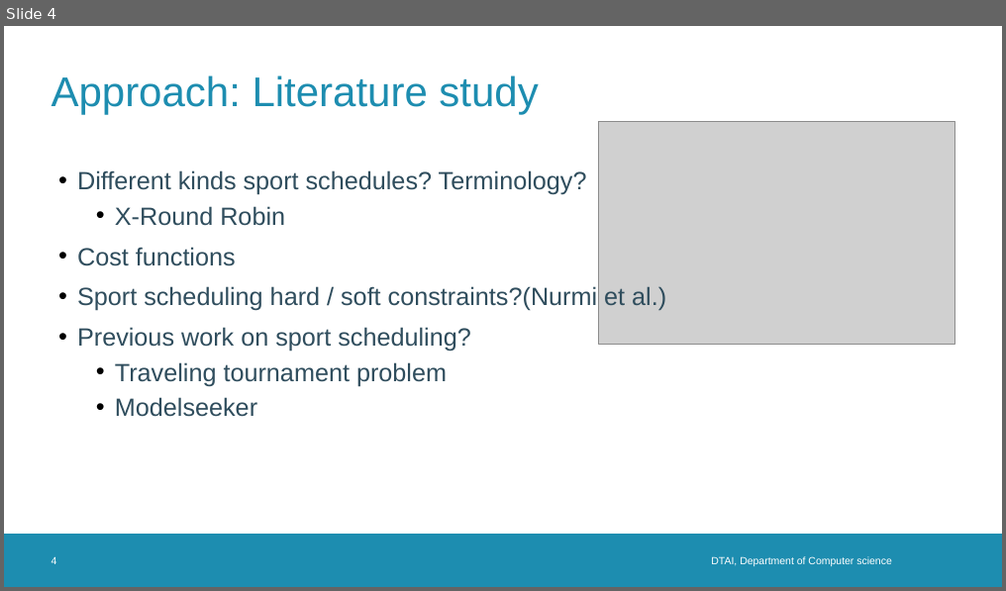
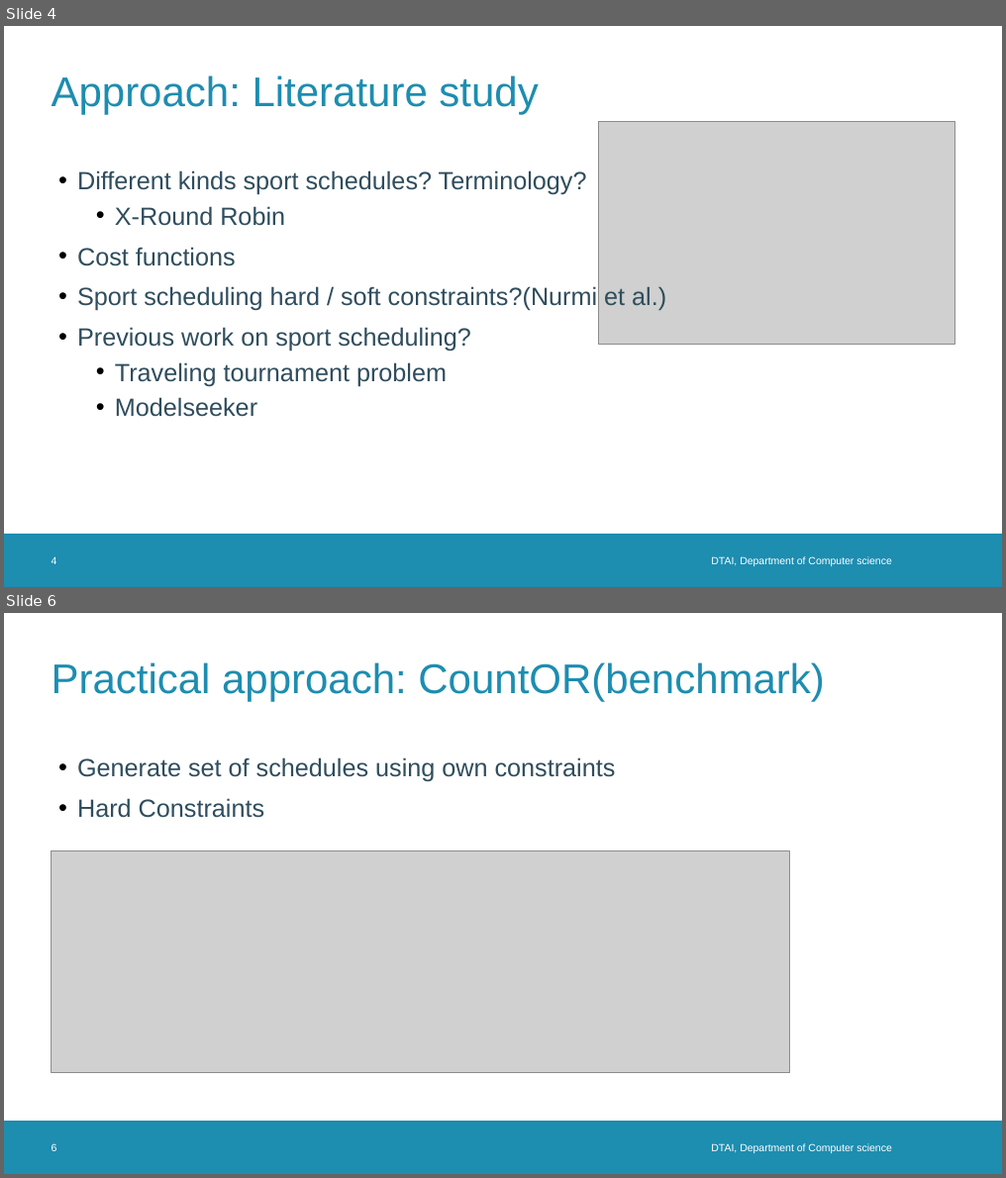
Before and after one commit to TomDBTechB/RoundRobinGenerator, a slide deck: Presentations/intermediate presentation 2.odp. Shown one above the other, each under a label of ours: slide 4 before the commit, slides 4 and 6 after it; the slides between them are not shown. The pictures are 1006x591 and 1006x1178 pixels, drawn with LibreOffice and Linux fonts; fonts in the diff are those of the drawing; grey boxes stand for pictures; background and template pictures are left out. Boxes give left, top, right and bottom in pixels: in the first picture for what was removed or moved away, otherwise in the second. Text is boxed around its words. In the diff, an @@ line names an element or a change of style, - is before the commit and + after.

```diff
--- a/Presentations/intermediate presentation 2.odp
+++ b/Presentations/intermediate presentation 2.odp
@@ slide 6 added at [4, 613, 1002, 1174], background #FFFFFF; not listed: 1 template element that a slide beside it also shows @@
@@ title added at [52, 663, 824, 702], 40 pt, text #1D8DB0 @@
+Practical approach: CountOR(benchmark)
@@ text added at [77, 758, 616, 818], 24 pt, text #2F4D5D @@
+• Generate set of schedules using own constraints
+• Hard Constraints
@@ picture added at [52, 851, 790, 1072] @@
@@ page number added at [52, 1144, 57, 1152], 10 pt, text #FFFFFF @@
+6
@@ text added at [711, 1144, 892, 1154], 10 pt, text #FFFFFF @@
+DTAI, Department of Computer science
```
Also in this commit, not shown: 3 slides changed, 1 other slide added.
